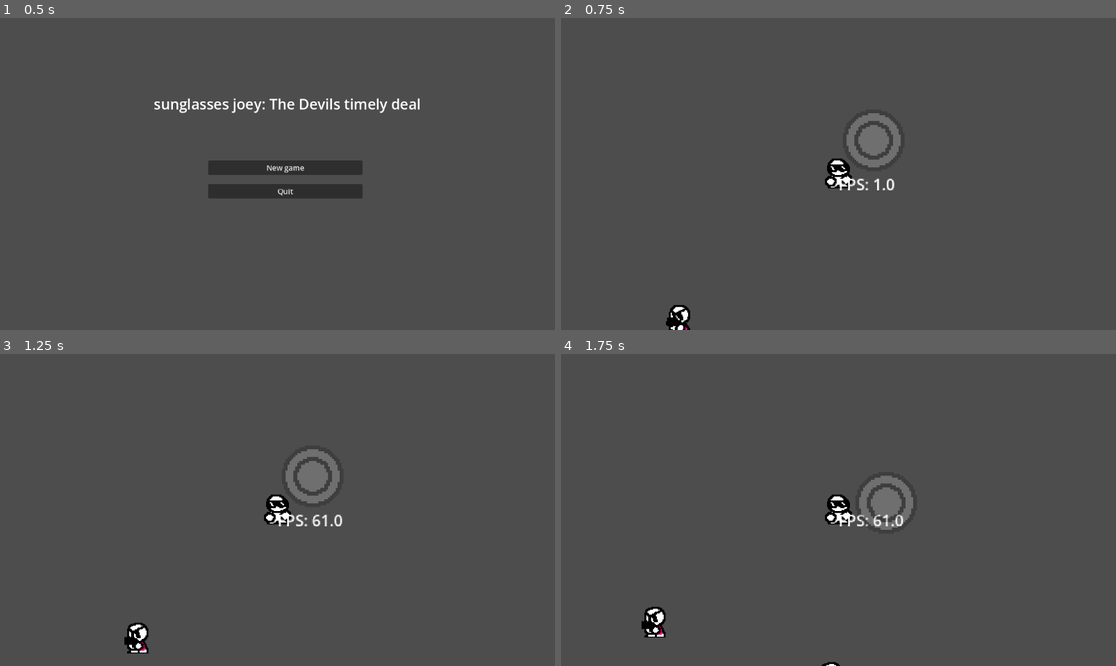
Above: before the commit, frames 1-4 (two rows, left to right).
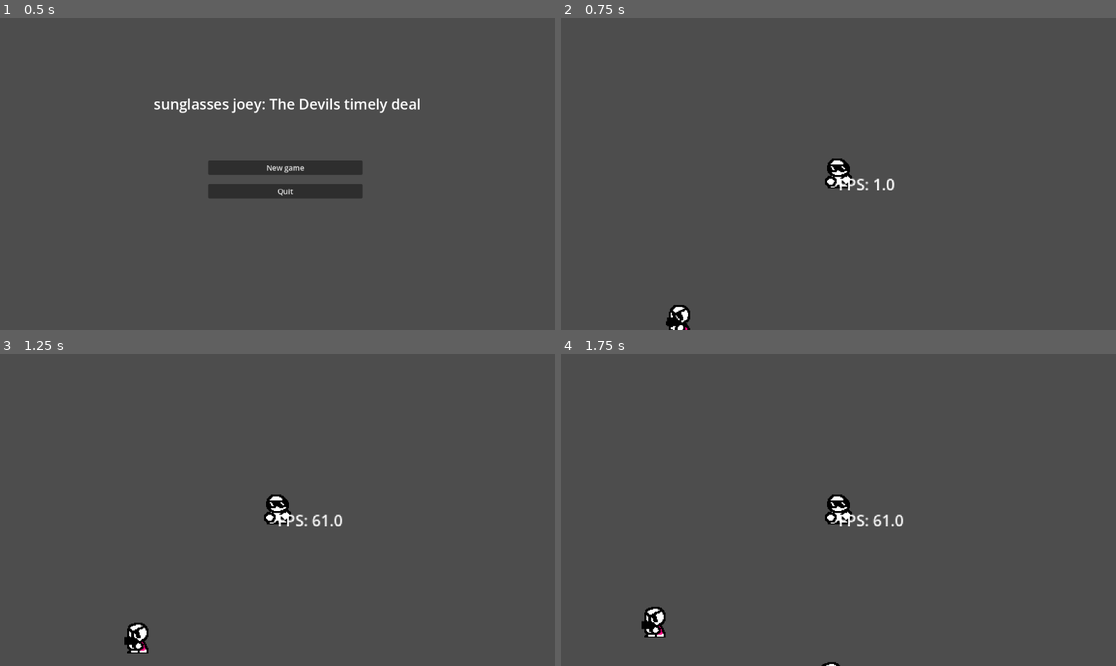
Above: after the commit, the same moments.

Repository: Daxlate/SunglassesJoey
Game: Godot game, scene res://scenes/Main menu/main_menu.tscn
Same seed, same stepped clock (60 frames per second), same inputs: the game is played once before the commit and once after it.
Inputs (mouse positions are in pixels of both pictures, inside the frame that each line leads up to):
- Up to frame 1 (0.5 s): no input
- Up to frame 2 (0.75 s): click "New game" at 0.5 s
- Up to frame 3 (1.25 s): no input
- Up to frame 4 (1.75 s): move the mouse to (960, 494) at 1.27 s; press the mouse at (960, 494) at 1.28 s; hold D (MoveRight) from 1.28 s (still down)

Frame 1 is identical in both runs. In frame 2, 1.0% of the frame differs, in the area x 51-62%, y 30-48%; in frame 3, 1.0%; in frame 4, 1.0%.

Commit message:
enemy adjustments

Diff:
--- a/scenes/Sunglassesjoey.tscn
+++ b/scenes/Sunglassesjoey.tscn
@@ -66,7 +66,7 @@
 [node name="AnimatedSprite2D" type="AnimatedSprite2D" parent="." unique_id=2092795412]
 sprite_frames = SubResource("SpriteFrames_7rn7r")
 animation = &"punch"
-frame_progress = 0.08260068
+frame_progress = 0.6557417
 
 [node name="Label" type="Label" parent="." unique_id=1842232647]
 offset_right = 40.0
@@ -82,16 +82,21 @@
 
 [node name="CollisionShape2D" type="CollisionShape2D" parent="Hurtbox" unique_id=644182706]
 shape = SubResource("CircleShape2D_lc3ti")
+debug_color = Color(0.8429022, 0.33647904, 0.47380036, 0.41960785)
 
 [node name="Sprite2D" type="Sprite2D" parent="." unique_id=1206805745]
+visible = false
 
 [node name="RangedLimit" type="Area2D" parent="." unique_id=2037734062]
+visible = false
 collision_layer = 32
 collision_mask = 64
 
 [node name="CollisionShape2D" type="CollisionShape2D" parent="RangedLimit" unique_id=722765043]
+visible = false
 shape = SubResource("CircleShape2D_al4r6")
 debug_color = Color(0.5936958, 0.53912836, 0.24250558, 0.05490196)
 
 [node name="Crosshair" parent="." unique_id=409720773 instance=ExtResource("4_g85nd")]
+visible = false
 collision_mask = 66
--- a/scenes/basic_goon.gd
+++ b/scenes/basic_goon.gd
@@ -11,14 +11,14 @@
 
 		if !in_punch_range:
 			in_punch_range = true
-			Punch_cooldown = 0.5
+			Punch_cooldown = 0.3
 
 		Punch_cooldown -= delta
 
 		if Punch_cooldown <= 0:
 			print("PUNCHED!")
 			punch_anim()
-			Punch_cooldown = 0.7
+			Punch_cooldown = 0.5
 
 
 	else:
--- a/scenes/basic_goon.tscn
+++ b/scenes/basic_goon.tscn
@@ -48,16 +48,16 @@
 }]
 
 [sub_resource type="CapsuleShape2D" id="CapsuleShape2D_tohd5"]
-radius = 15.0
-height = 40.0
+radius = 13.0
+height = 34.0
 
 [sub_resource type="CapsuleShape2D" id="CapsuleShape2D_wr2nn"]
-radius = 17.0
-height = 42.0
+radius = 18.0
+height = 36.0
 
 [node name="BasicGoon" type="CharacterBody2D" unique_id=260915355]
 collision_layer = 2
-collision_mask = 10
+collision_mask = 2
 script = ExtResource("1_wr2nn")
 
 [node name="AnimatedSprite2D" type="AnimatedSprite2D" parent="." unique_id=1678201634]
@@ -69,6 +69,7 @@
 frame_progress = 1.0
 
 [node name="CollisionShape2D" type="CollisionShape2D" parent="." unique_id=607695514]
+position = Vector2(0, 1)
 shape = SubResource("CapsuleShape2D_tohd5")
 
 [node name="hurtbox" type="Area2D" parent="." unique_id=583321854]
@@ -76,5 +77,6 @@
 collision_mask = 8
 
 [node name="CollisionShape2D" type="CollisionShape2D" parent="hurtbox" unique_id=482809460]
+position = Vector2(0, 7)
 shape = SubResource("CapsuleShape2D_wr2nn")
 debug_color = Color(0.83137256, 0.3529412, 0.4627451, 0.32941177)
--- a/scenes/mainscene.tscn
+++ b/scenes/mainscene.tscn
@@ -78,7 +78,7 @@
 position = Vector2(-172, 158)
 
 [node name="Timer" type="Timer" parent="." unique_id=1954900178]
-wait_time = 0.506
+wait_time = 1.289
 autostart = true
 
 [connection signal="timeout" from="Timer" to="." method="_on_timer_timeout"]
